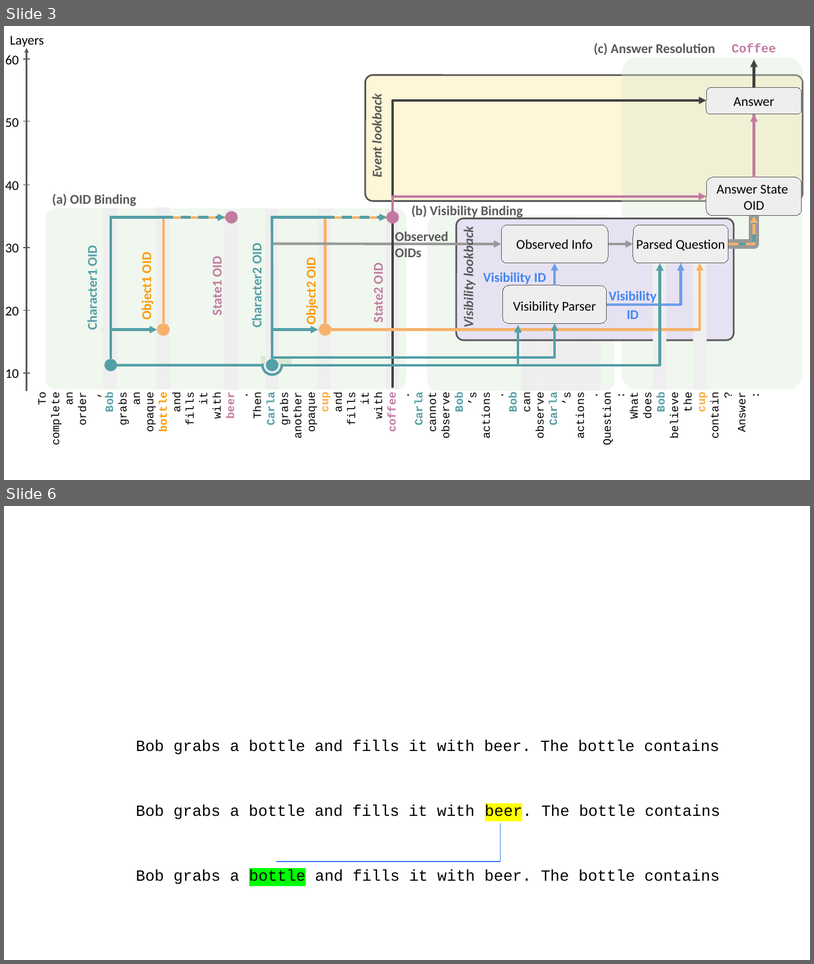
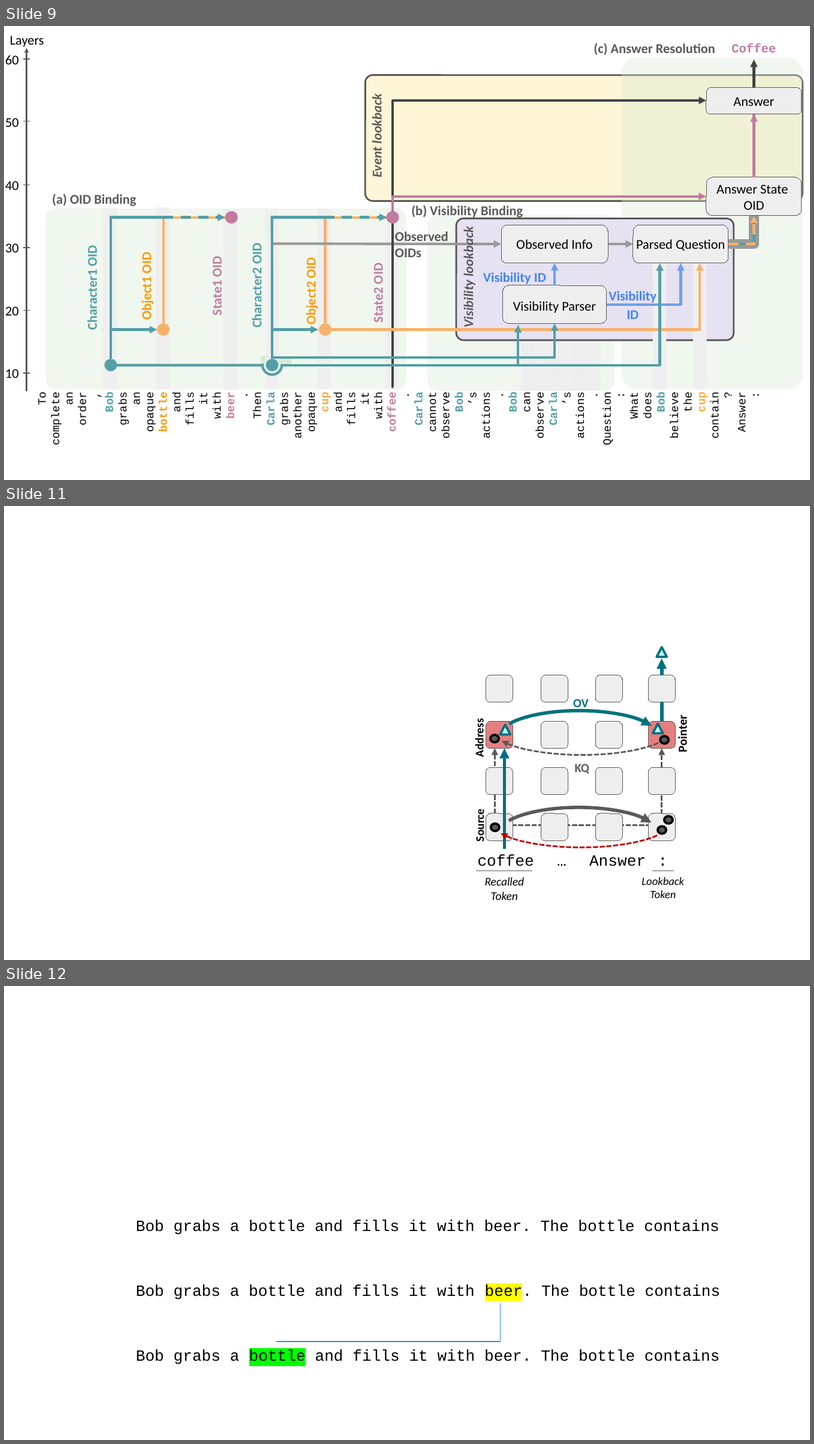
Before and after one commit to umango101/belief_tracking, a slide deck: plots/causal_model/High Level Causal Model.pptx. Shown one above the other, each under a label of ours: slides 3 and 6 before the commit, slides 9, 11 and 12 after it; the slides between them are not shown. The pictures are 814x964 and 814x1444 pixels, drawn with LibreOffice and Linux fonts; fonts in the diff are those of the drawing. Boxes give left, top, right and bottom in pixels: in the first picture for what was removed or moved away, otherwise in the second. Text is boxed around its words. In the diff, an @@ line names an element or a change of style, - is before the commit and + after.

```diff
--- a/plots/causal_model/High Level Causal Model.pptx
+++ b/plots/causal_model/High Level Causal Model.pptx
@@ slide 11 added at (4,506,810,960), background #FFFFFF @@
@@ triangle added at (657,647,668,657), fill #BAF8FF, outline #00717D 2 pt @@
@@ arrow added from (662, 721) to (662, 658), #00717D 3 pt @@
@@ arc (boxed as its full ellipse) added at (491,702,674,755), outline #595959 1.5 pt dashed @@
@@ text added at (573,699,589,711), 11 pt, text #00717D, bold @@
+OV
@@ arc (boxed as its full ellipse) added at (499,710,660,763), outline #00717D 3 pt @@
@@ text added at (675,719,690,751), 11 pt, text #000000, bold @@
+Pointer
@@ text added at (473,722,487,756), 10.5 pt, text #000000, bold @@
+Address
@@ ellipse added at (490,734,499,741), fill #595959, outline #000000 2 pt @@
@@ triangle added at (500,724,510,734), fill #BAF8FF, outline #00717D 2 pt @@
@@ triangle added at (653,724,663,733), fill #BAF8FF, outline #00717D 2 pt @@
@@ ellipse added at (660,736,669,743), fill #595959, outline #000000 2 pt @@
@@ arrow added from (495, 813) to (495, 748), #595959 1.5 pt dashed @@
@@ elbow arrow added from (505, 825) to (662, 748), #595959 1.5 pt dashed @@
@@ arrow added from (505, 849) to (505, 748), #00717D 3 pt @@
@@ text added at (575,763,590,774), 11 pt, text #595959, bold @@
+KQ
@@ text added at (473,811,488,841), 10.5 pt, text #000000, bold @@
+Source
@@ arc (boxed as its full ellipse) added at (490,794,672,847), outline #C00000 1.5 pt dashed @@
@@ arc (boxed as its full ellipse) added at (498,807,660,860), outline #595959 3 pt @@
@@ group added at (486,675,513,841): 4 rounded rectangles @@
@@ ellipse added at (491,823,500,830), fill #595959, outline #000000 2 pt @@
@@ group added at (541,675,567,841): 4 rounded rectangles @@
@@ group added at (596,675,623,841): 4 rounded rectangles @@
@@ group added at (648,675,675,841): 4 rounded rectangles @@
@@ ellipse added at (658,826,667,834), fill #595959, outline #000000 2 pt @@
@@ ellipse added at (665,816,674,823), fill #595959, outline #000000 2 pt @@
@@ text added at (478,854,646,866), 14 pt, text #000000 @@
+coffee … Answer :
@@ line added from (477, 870) to (533, 870), #595959 0.75 pt @@
@@ text added at (485,877,525,900), 10.5 pt, text #000000, italic @@
+Recalled Token
@@ text added at (642,877,684,898), 10 pt, text #000000, italic @@
+Lookback Token
@@ line added from (653, 870) to (674, 870), #595959 0.75 pt @@
@@ what was slide 3 is now slide 9 @@
@@ what was slide 6 is now slide 12 @@
```
Also in this commit, not shown: 2 slides changed, 5 other slides added.
